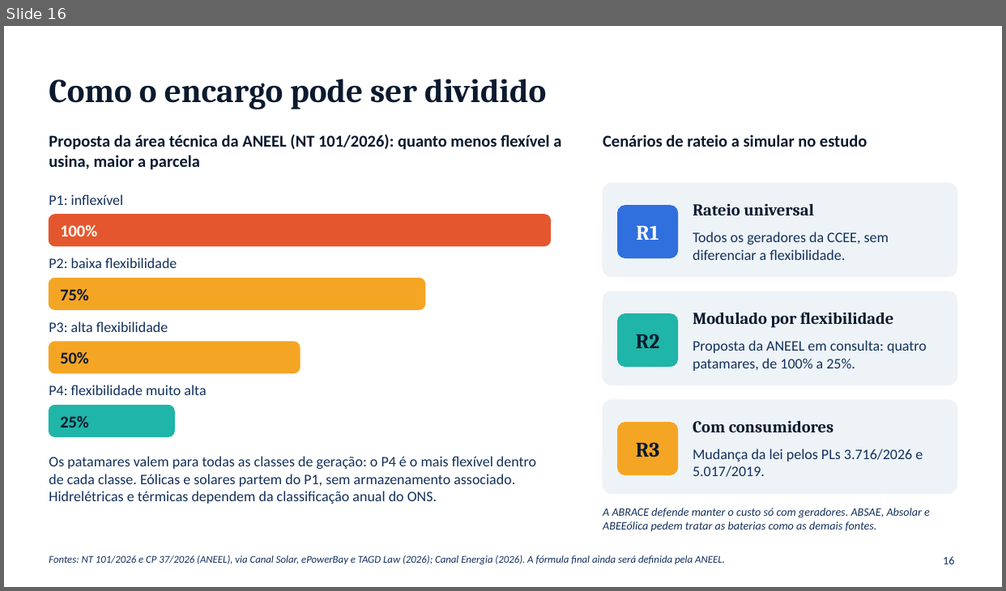
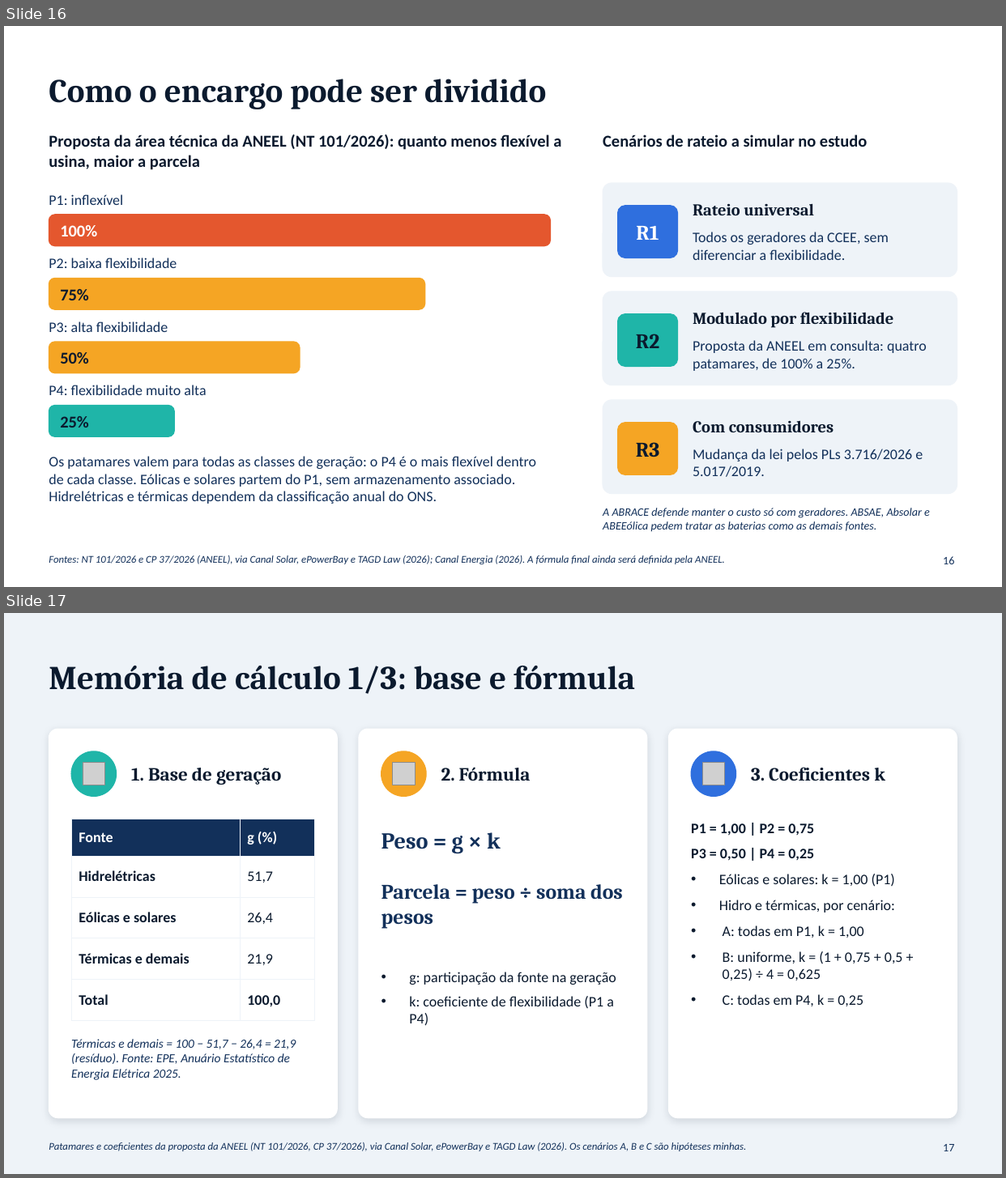
Before and after one commit to RonaldoSouza74/Instituto-de-Economia, a slide deck: Baterias_SIN_Economia_Setor_Eletrico_I.pptx. Shown one above the other, each under a label of ours: slide 16 before the commit, slides 16 and 17 after it. The pictures are 1006x591 and 1006x1178 pixels, drawn with LibreOffice and Linux fonts; fonts in the diff are those of the drawing; grey boxes stand for pictures. Boxes give left, top, right and bottom in pixels: in the first picture for what was removed or moved away, otherwise in the second. Text is boxed around its words. In the diff, an @@ line names an element or a change of style, - is before the commit and + after.

```diff
--- a/Baterias_SIN_Economia_Setor_Eletrico_I.pptx
+++ b/Baterias_SIN_Economia_Setor_Eletrico_I.pptx
@@ slide 17 added at [4, 613, 1002, 1174], background #EEF3F8 @@
@@ title added at [49, 665, 635, 694], 32 pt, text #0B1A2E, bold @@
+Memória de cálculo 1/3: base e fórmula
@@ rounded rectangle added at [49, 729, 337, 1118], fill #FFFFFF, outline #FFFFFF 1 pt @@
@@ rounded rectangle added at [359, 729, 647, 1118], fill #FFFFFF, outline #FFFFFF 1 pt @@
@@ rounded rectangle added at [669, 729, 957, 1118], fill #FFFFFF, outline #FFFFFF 1 pt @@
@@ ellipse added at [71, 752, 117, 796], fill #1FB5A8, outline #1FB5A8 1 pt @@
@@ ellipse added at [381, 752, 426, 796], fill #F5A524, outline #F5A524 1 pt @@
@@ ellipse added at [691, 752, 736, 796], fill #2F6FDE, outline #2F6FDE 1 pt @@
@@ picture added at [83, 763, 105, 786] @@
@@ text added at [131, 768, 281, 785], 18 pt, text #0B1A2E, bold @@
+1. Base de geração
@@ picture added at [393, 763, 415, 786] @@
@@ text added at [441, 767, 530, 781], 18 pt, text #0B1A2E, bold @@
+2. Fórmula
@@ picture added at [702, 763, 725, 786] @@
@@ text added at [751, 767, 885, 781], 18 pt, text #0B1A2E, bold @@
+3. Coeficientes k
@@ table added at [71, 819, 315, 1011], 5 rows, 2 columns @@
+Fonte | g (%)
+Hidrelétricas | 51,7
+Eólicas e solares | 26,4
+Térmicas e demais | 21,9
+Total | 100,0
@@ text added at [691, 824, 903, 1007], 14 pt, text #0B1A2E @@
+P1 = 1,00 | P2 = 0,75
+P3 = 0,50 | P4 = 0,25
+• Eólicas e solares: k = 1,00 (P1)
+• Hidro e térmicas, por cenário:
+• A: todas em P1, k = 1,00
+• B: uniforme, k = (1 + 0,75 + 0,5 + 0,25) ÷ 4 = 0,625
+• C: todas em P4, k = 0,25
@@ text added at [381, 833, 501, 854], 22 pt, text #12305A, bold @@
+Peso = g × k
@@ text added at [381, 884, 623, 929], 20 pt, text #12305A, bold @@
+Parcela = peso ÷ soma dos pesos
@@ text added at [409, 972, 616, 1026], 14 pt, text #0B1A2E @@
+• g: participação da fonte na geração
+• k: coeficiente de flexibilidade (P1 a P4)
@@ text added at [71, 1039, 296, 1080], 12 pt, text #12305A, italic @@
+Térmicas e demais = 100 − 51,7 − 26,4 = 21,9 (resíduo). Fonte: EPE, Anuário Estatístico de Energia Elétrica 2025.
@@ text added at [49, 1143, 746, 1152], 10 pt, text #12305A, italic @@
+Patamares e coeficientes da proposta da ANEEL (NT 101/2026, CP 37/2026), via Canal Solar, ePowerBay e TAGD Law (2026). Os cenários A, B e C são hipóteses minhas.
@@ page number added at [943, 1144, 954, 1152], 11 pt, text #12305A @@
+17
```
Also in this commit, not shown: 2 slides changed, 2 other slides added.
